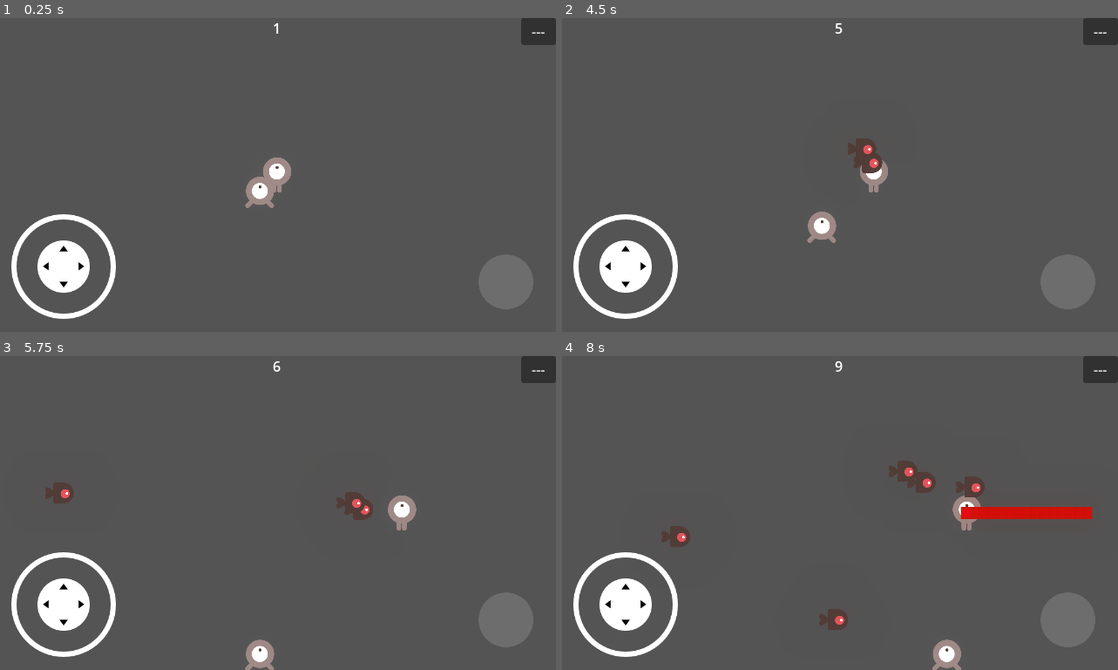
Above: before the commit, frames 1-4 (two rows, left to right).
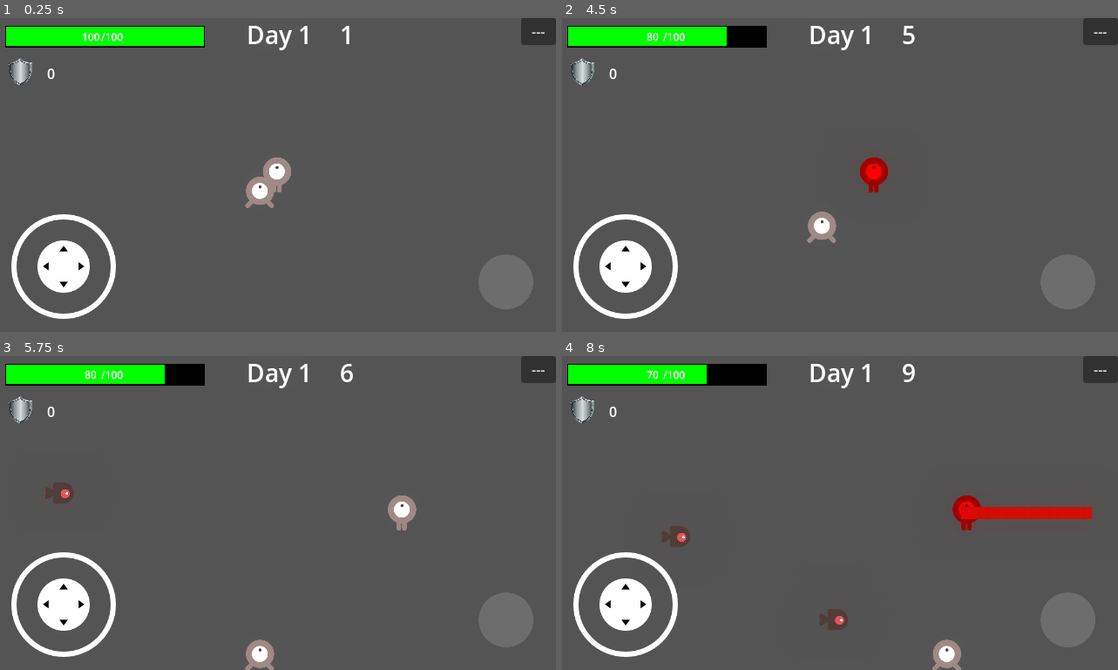
Above: after the commit, the same moments.

Repository: mlchung1231/mobile_game
Game: Godot game, scene res://main.tscn
The game is run twice, just before and just after one commit, with the same random seed, the same clock (stepped at 60 frames per second) and the same inputs. This scene is started directly instead of the project's main scene.
Inputs (mouse positions are in pixels of both pictures, inside the frame that each line leads up to):
- Up to frame 1 (0.25 s): no input
- Up to frame 2 (4.5 s): click "---" at 0.5 s; click "Other1" at 1.25 s; click "Other2" at 2 s; click (1067, 281) at 2.75 s; click "Back" at 3.5 s; move the mouse to (962, 159) at 4.27 s; hold D (move_right) from 4.28 s (still down); hold Down (p2_down) from 4.28 s (still down); click (962, 159) at 4.42 s
- Up to frame 3 (5.75 s): release D (move_right) at 5 s; release Down (p2_down) at 5 s; drag from (166, 528) to (400, 513) at 5.02 s
- Up to frame 4 (8 s): move the mouse to (895, 443) at 5.77 s; hold D (move_right) 5.78-6.5 s; hold Right (p2_right) 5.78-6.5 s; drag from (812, 575) to (945, 654) at 6.52 s; move the mouse to (1006, 560) at 7.27 s; hold A (move_left) from 7.28 s (still down); hold Space (put) from 7.28 s (still down)

The runs differ from the first frame. In frame 1, 3.1% of the frame differs, in the area x 0-63%, y 1-22%; in frame 2, 3.8%; in frame 3, 3.5%; in frame 4, 4.1%, in the area x 0-77%, y 1-56%.

Commit message:
armor

Diff:
--- a/Global.gd
+++ b/Global.gd
@@ -5,7 +5,8 @@
 var player_number = 2
 var player = [null,null,null,null,null,null,null,null]
 
-var daytime = 1
+var day = 1
+var night = -1
 
 var enemy_born_max_dis = 120
 var enemy_born_min_dis = 50
--- /dev/null
+++ b/Healthbar.gd
@@ -0,0 +1,17 @@
+extends Control
+
+
+
+# Called when the node enters the scene tree for the first time.
+func _ready():
+	pass # Replace with function body.
+
+
+# Called every frame. 'delta' is the elapsed time since the previous frame.
+func _process(delta):
+	if $Healthbar.value <= 30:
+		$Healthbar.tint_progress = Color.RED
+	elif $Healthbar.value <= 60:
+		$Healthbar.tint_progress = Color.YELLOW
+	else:
+		$Healthbar.tint_progress = Color.GREEN
--- a/Player.gd
+++ b/Player.gd
@@ -1,5 +1,7 @@
 extends Sprite2D
 
+var hp = 100
+var defense = 0
 var speed = 200
 var velocity = Vector2()
 var temp_velocity = Vector2(1, 0)
@@ -7,10 +9,13 @@
 var bullet = preload("res://bullet.tscn")
 var wall = preload("res://wall.tscn")
 
+var stun = false
 var have_gun = false
 var can_shoot = false
 var is_dead = false
 var is_shooting = false
+
+var have_clothes = false
 
 # Called when the node enters the scene tree for the first time.
 func _ready():
@@ -51,11 +56,15 @@
 # 玩家碰撞箱判定
 func _on_hitbox_area_entered(area):
 	# 玩家受擊
-#	if area.is_in_group("Enemy"):
-#		is_dead == true
-#		visible = false
-#		await(get_tree().create_timer(0.5).timeout)
-#		get_tree().reload_current_scene()
+	if area.is_in_group("Enemy"):
+		modulate = Color.RED
+		velocity = -velocity * 100
+		hp -= 10
+		$HUD/Healthbar/Healthbar.value = hp
+		$HUD/Healthbar/Healthbar/Hp_real.text = str(hp)
+		stun = true
+		$Hitbox/Stun_timer.start()
+		area.get_parent().queue_free()
 
 	# 玩家撿取槍枝道具
 	if area.is_in_group("Gun_pick_up") and is_dead == false:
@@ -63,6 +72,13 @@
 			$HUD/Shoot_button.modulate = Color.WHITE
 		have_gun = true
 		can_shoot = true
+
+	# 玩家撿取防具道具
+	if area.is_in_group("Armor_pick_up") and is_dead == false:
+		if have_clothes == false:
+			have_clothes = true
+			defense += 3
+			$HUD/Armor.text = str(defense)
 
 	# 玩家撞牆(暫停開發)
 	if area.is_in_group("Touch_wall"):
@@ -77,3 +93,8 @@
 func _on_shoot_button_button_up():
 	$HUD/Shoot_button.modulate = Color.WHITE
 	is_shooting = false
+
+
+func _on_stun_timer_timeout():
+	modulate = Color.WHITE
+	stun = false
--- a/World_enemy_spawn_timer.gd
+++ b/World_enemy_spawn_timer.gd
@@ -14,9 +14,9 @@
 # 世界怪物生成頻率
 func _change_wait_time():
 	# 白天
-	if Global.daytime % 2 == 1:
+	if Global.night == -1:
 		self.wait_time = 5
 
 	# 夜晚
 	else:
-		self.wait_time = enemy_born_time[Global.daytime/2]
+		self.wait_time = enemy_born_time[Global.day]
--- a/enemy.gd
+++ b/enemy.gd
@@ -26,7 +26,7 @@
 
 	if stun == false:
 		# 怪物晚間無視距離追擊最近玩家
-		if Global.daytime % 2 == 0:
+		if Global.night == 1:
 			nearest_player = Global.nearest_player_in_distance(global_position, 600)
 			velocity = global_position.direction_to(nearest_player.global_position)
 
--- a/enemy_2.gd
+++ b/enemy_2.gd
@@ -26,7 +26,7 @@
 
 	if stun == false:
 		# 怪物晚間無視距離追擊最近玩家
-		if Global.daytime % 2 == 0:
+		if Global.night == 1:
 			nearest_player = Global.nearest_player_in_distance(global_position, 600)
 			velocity = global_position.direction_to(nearest_player.global_position)
 
--- a/enemy_3.gd
+++ b/enemy_3.gd
@@ -29,7 +29,7 @@
 
 	if stun == false:
 		# 怪物晚間無視距離追擊最近玩家
-		if Global.daytime % 2 == 0:
+		if Global.night == 1:
 			nearest_player = Global.nearest_player_in_distance(global_position, 600)
 			velocity = global_position.direction_to(nearest_player.global_position)
 
--- /dev/null
+++ b/item_armor.gd
@@ -0,0 +1,15 @@
+extends Sprite2D
+
+
+# Called when the node enters the scene tree for the first time.
+func _ready():
+	pass # Replace with function body.
+
+
+# Called every frame. 'delta' is the elapsed time since the previous frame.
+func _process(delta):
+	pass
+
+func _on_area_2d_area_entered(area):
+	if area.is_in_group("Pick_up"):
+		queue_free()
--- /dev/null
+++ b/item_armor.tscn
@@ -0,0 +1,19 @@
+[gd_scene load_steps=4 format=3 uid="uid://bssgw1evfifn7"]
+
+[ext_resource type="Texture2D" uid="uid://d2tif3apv21fl" path="res://armor_icon.png" id="1_ywuqh"]
+[ext_resource type="Script" path="res://item_armor.gd" id="2_n81nx"]
+
+[sub_resource type="CircleShape2D" id="CircleShape2D_7ti0w"]
+radius = 121.655
+
+[node name="Item_Armor" type="Sprite2D"]
+scale = Vector2(0.1, 0.1)
+texture = ExtResource("1_ywuqh")
+script = ExtResource("2_n81nx")
+
+[node name="Area2D" type="Area2D" parent="." groups=["Armor_pick_up"]]
+
+[node name="CollisionShape2D" type="CollisionShape2D" parent="Area2D"]
+shape = SubResource("CircleShape2D_7ti0w")
+
+[connection signal="area_entered" from="Area2D" to="." method="_on_area_2d_area_entered"]
--- a/main.gd
+++ b/main.gd
@@ -4,6 +4,7 @@
 var enemy_2 = preload("res://enemy_2.tscn")
 var enemy_3 = preload("res://enemy_3.tscn")
 var item_gun_1 = preload("res://item_gun.tscn")
+var item_armor_1 = preload("res://item_armor.tscn")
 
 var time_sec = 1
 var enemy2_timer = 0
@@ -42,13 +43,13 @@
 	enemy2_timer += 1
 	enemy3_timer += 1
 
-	if Global.daytime % 2 == 0:
-		if Global.daytime/2 >= 2 and enemy2_timer >= 2:
+	if Global.night == 1:
+		if Global.day >= 3 and enemy2_timer >= 2:
 			var enemy2_position = _enemy_born_position()
 			Global.instance_node(enemy_2, enemy2_position, self)
 			enemy2_timer = 0
 
-		if Global.daytime/2 >= 4 and enemy3_timer >= 4:
+		if Global.day >= 5 and enemy3_timer >= 4:
 			var enemy3_position = _enemy_born_position()
 			Global.instance_node(enemy_3, enemy3_position, self)
 			enemy3_timer = 0
@@ -63,15 +64,20 @@
 # 槍枝道具生成
 func _on_item_gun_timer_timeout():
 	var item_gun_position = Vector2(randf_range(50,590), randf_range(30,330))
+	var item_armor_position = Vector2(randf_range(50,590), randf_range(30,330))
 
 	Global.instance_node(item_gun_1, item_gun_position, self)
+	Global.instance_node(item_armor_1, item_armor_position, self)
 
 # 世界時間與天數
 func _on_world_day_timer_timeout():
 	time_sec += 1
 	if time_sec > 20:
-		Global.daytime += 1
+		Global.night = -Global.night
 		time_sec = 1
+		if Global.night == -1:
+			Global.day += 1
+		$World_day_timer/Day.text = "Day " + str(Global.day)
 	update_time(time_sec)
 
 func update_time(time_sec):
--- a/main.tscn
+++ b/main.tscn
@@ -11,6 +11,12 @@
 glow_enabled = true
 glow_bloom = 0.15
 glow_blend_mode = 0
+
+[sub_resource type="LabelSettings" id="LabelSettings_7cilj"]
+font_size = 28
+
+[sub_resource type="LabelSettings" id="LabelSettings_wuuvi"]
+font_size = 28
 
 [node name="Arena" type="Node2D"]
 script = ExtResource("1_5cd4c")
@@ -44,15 +50,23 @@
 [node name="World_day_timer" type="Timer" parent="."]
 autostart = true
 
+[node name="Day" type="Label" parent="World_day_timer"]
+offset_left = 285.0
+offset_right = 360.0
+offset_bottom = 42.0
+text = "Day 1"
+label_settings = SubResource("LabelSettings_7cilj")
+
 [node name="Daytimer" type="Label" parent="World_day_timer"]
 anchors_preset = 5
 anchor_left = 0.5
 anchor_right = 0.5
-offset_left = -20.0
-offset_right = 20.0
-offset_bottom = 26.0
+offset_left = 60.0
+offset_right = 100.0
+offset_bottom = 42.0
 grow_horizontal = 2
 text = "1"
+label_settings = SubResource("LabelSettings_wuuvi")
 horizontal_alignment = 1
 
 [connection signal="timeout" from="Enemy_spawn_timer" to="." method="_on_enemy_spawn_timer_timeout"]
--- a/menu.tscn
+++ b/menu.tscn
@@ -105,7 +105,7 @@
 [node name="Music" type="Label" parent="Setting/HBoxContainer/Labels"]
 layout_mode = 2
 size_flags_vertical = 6
-text = "Mosic"
+text = "Music"
 
 [node name="MovingVertical" type="Label" parent="Setting/HBoxContainer/Labels"]
 layout_mode = 2
@@ -140,26 +140,26 @@
 [node name="MovingVertical" type="HSlider" parent="Setting/HBoxContainer/Slider"]
 layout_mode = 2
 size_flags_vertical = 6
-min_value = -20.0
-max_value = 20.0
+min_value = -50.0
+max_value = 50.0
 
 [node name="MovingHorizontal" type="HSlider" parent="Setting/HBoxContainer/Slider"]
 layout_mode = 2
 size_flags_vertical = 6
-min_value = -20.0
-max_value = 20.0
+min_value = -50.0
+max_value = 50.0
 
 [node name="ShootingVertical" type="HSlider" parent="Setting/HBoxContainer/Slider"]
 layout_mode = 2
 size_flags_vertical = 6
-min_value = -20.0
-max_value = 20.0
+min_value = -50.0
+max_value = 50.0
 
 [node name="ShootingHorizontal" type="HSlider" parent="Setting/HBoxContainer/Slider"]
 layout_mode = 2
 size_flags_vertical = 6
-min_value = -20.0
-max_value = 20.0
+min_value = -50.0
+max_value = 50.0
 
 [node name="BackFromSetting" type="Button" parent="Setting"]
 layout_mode = 1
--- a/player.tscn
+++ b/player.tscn
@@ -1,14 +1,25 @@
-[gd_scene load_steps=7 format=3 uid="uid://0c8id4nsm8hd"]
+[gd_scene load_steps=14 format=3 uid="uid://0c8id4nsm8hd"]
 
 [ext_resource type="Texture2D" uid="uid://cwlkhbaq35aie" path="res://playerGrey_up1.png" id="1_j0kvc"]
 [ext_resource type="Script" path="res://Player.gd" id="2_t0c86"]
 [ext_resource type="PackedScene" uid="uid://dmr0fcamx7t56" path="res://joystick/virtual_joystick.tscn" id="3_nbnsp"]
 [ext_resource type="Script" path="res://HUD.gd" id="3_xur8b"]
 [ext_resource type="Texture2D" uid="uid://fjp8heyx6xdv" path="res://shoot_button.png" id="4_augsk"]
+[ext_resource type="Script" path="res://Healthbar.gd" id="6_folfc"]
+[ext_resource type="Texture2D" uid="uid://vkfw5wbvqu2v" path="res://HealthBack.png" id="7_bn4dr"]
+[ext_resource type="Texture2D" uid="uid://b3rsjg7lq8skw" path="res://Healthover.png" id="8_34shl"]
+[ext_resource type="Texture2D" uid="uid://dcohx7cp5slwt" path="res://HealthProcess.png" id="9_sf8ib"]
+[ext_resource type="Texture2D" uid="uid://d2tif3apv21fl" path="res://armor_icon.png" id="10_0jrgv"]
 
 [sub_resource type="CapsuleShape2D" id="CapsuleShape2D_4lg4j"]
 radius = 53.3333
 height = 140.0
+
+[sub_resource type="LabelSettings" id="LabelSettings_pbwi4"]
+font_size = 60
+
+[sub_resource type="LabelSettings" id="LabelSettings_hlvnn"]
+font_size = 60
 
 [node name="Player" type="Sprite2D"]
 scale = Vector2(0.3, 0.3)
@@ -23,6 +34,10 @@
 
 [node name="CollisionShape2D" type="CollisionShape2D" parent="Hitbox"]
 shape = SubResource("CapsuleShape2D_4lg4j")
+
+[node name="Stun_timer" type="Timer" parent="Hitbox"]
+wait_time = 0.1
+one_shot = true
 
 [node name="HUD" type="CanvasLayer" parent="."]
 script = ExtResource("3_xur8b")
@@ -55,7 +70,61 @@
 icon = ExtResource("4_augsk")
 flat = true
 
+[node name="Healthbar" type="Control" parent="HUD"]
+layout_mode = 3
+anchors_preset = 0
+offset_right = 40.0
+offset_bottom = 40.0
+script = ExtResource("6_folfc")
+
+[node name="Healthbar" type="TextureProgressBar" parent="HUD/Healthbar"]
+layout_mode = 0
+offset_left = 8.0
+offset_top = 9.0
+offset_right = 1152.0
+offset_bottom = 131.0
+scale = Vector2(0.2, 0.2)
+value = 100.0
+texture_under = ExtResource("7_bn4dr")
+texture_over = ExtResource("8_34shl")
+texture_progress = ExtResource("9_sf8ib")
+tint_progress = Color(0, 1, 0, 1)
+
+[node name="Hp_real" type="Label" parent="HUD/Healthbar/Healthbar"]
+layout_mode = 0
+offset_left = 440.0
+offset_top = 12.0
+offset_right = 542.0
+offset_bottom = 112.0
+text = "100"
+label_settings = SubResource("LabelSettings_pbwi4")
+horizontal_alignment = 1
+vertical_alignment = 1
+
+[node name="Hp_max" type="Label" parent="HUD/Healthbar/Healthbar"]
+layout_mode = 0
+offset_left = 550.0
+offset_top = 12.0
+offset_right = 675.0
+offset_bottom = 112.0
+text = "/100"
+label_settings = SubResource("LabelSettings_hlvnn")
+vertical_alignment = 1
+
+[node name="Armor" type="Label" parent="HUD"]
+offset_left = 56.0
+offset_top = 52.0
+offset_right = 96.0
+offset_bottom = 78.0
+text = "0"
+
+[node name="ArmorIcon" type="Sprite2D" parent="HUD/Armor"]
+position = Vector2(-31, 10)
+scale = Vector2(0.15, 0.15)
+texture = ExtResource("10_0jrgv")
+
 [connection signal="timeout" from="Reload_speed" to="." method="_on_reload_speed_timeout"]
 [connection signal="area_entered" from="Hitbox" to="." method="_on_hitbox_area_entered"]
+[connection signal="timeout" from="Hitbox/Stun_timer" to="." method="_on_stun_timer_timeout"]
 [connection signal="button_down" from="HUD/Shoot_button" to="." method="_on_shoot_button_button_down"]
 [connection signal="button_up" from="HUD/Shoot_button" to="." method="_on_shoot_button_button_up"]
Binary file added: HealthBack.png
Not shown, added: HealthBack.png.import
Binary file added: HealthProcess.png
Not shown, added: HealthProcess.png.import
Binary file added: Healthover.png
Not shown, added: Healthover.png.import
Binary file added: armor_icon.png
Not shown, added: armor_icon.png.import
Not shown: 1 places in main.tscn that only renumber resources
